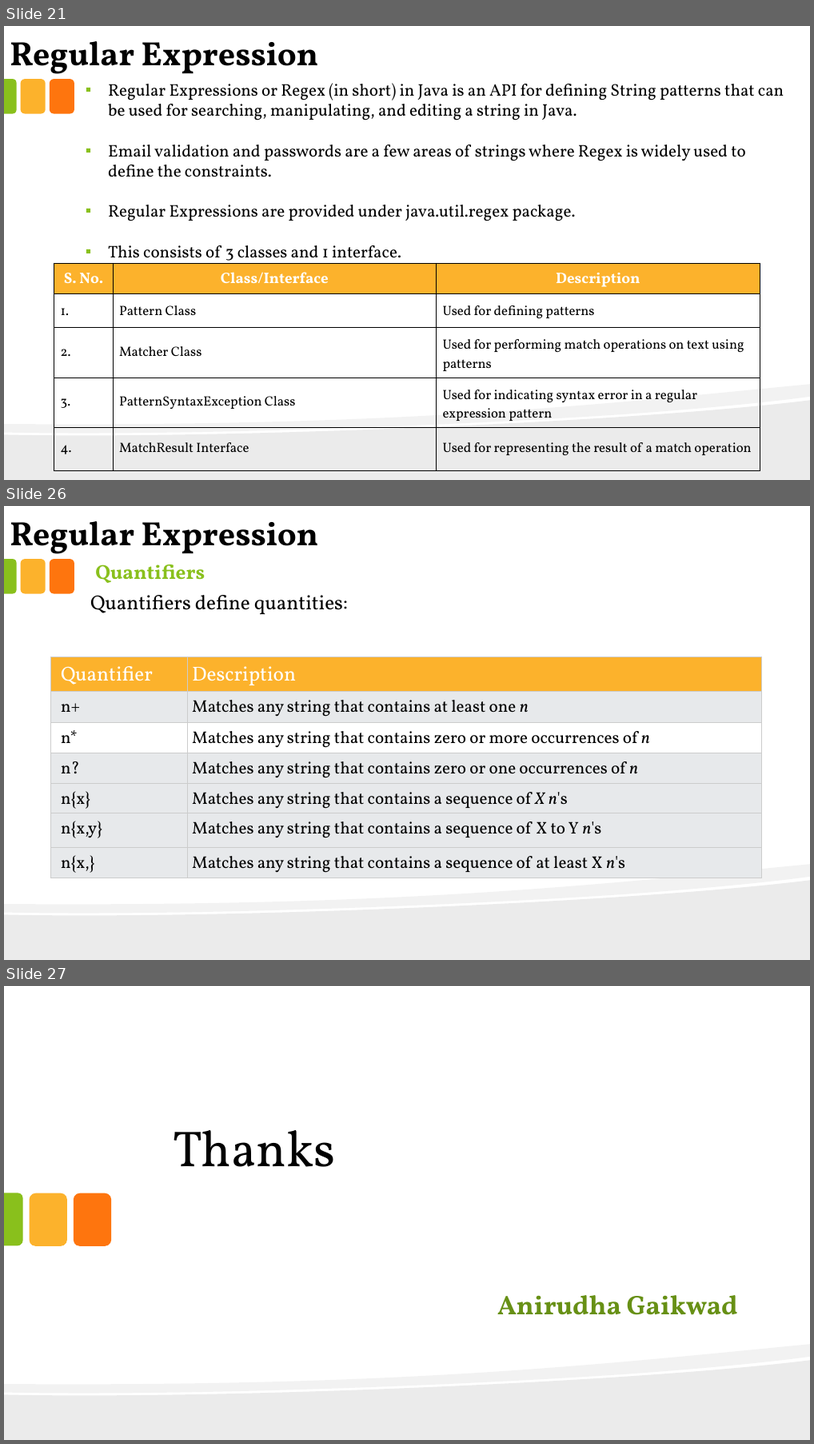
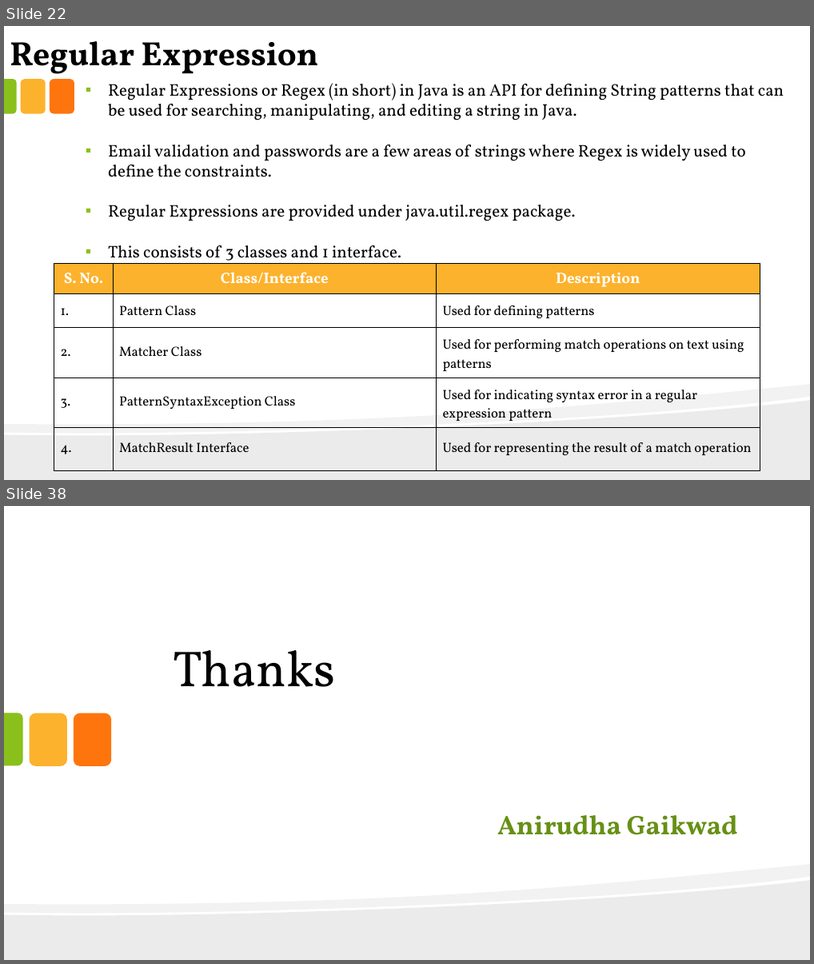
Before and after one commit to anirudhagaikwad/Java_Programming, a slide deck: Java_PPT/#7_String.pptx. Shown one above the other, each under a label of ours: slides 21, 26 and 27 before the commit, slides 22 and 38 after it; the slides between them are not shown. The pictures are 814x1444 and 814x964 pixels, drawn with LibreOffice and Linux fonts; fonts in the diff are those of the drawing. Boxes give left, top, right and bottom in pixels: in the first picture for what was removed or moved away, otherwise in the second. Text is boxed around its words. In the diff, an @@ line names an element or a change of style, - is before the commit and + after.

Commit message:
String Program Update

```diff
--- a/Java_PPT/#7_String.pptx
+++ b/Java_PPT/#7_String.pptx
@@ slide 26 removed at [4,506,810,960], background #FFFFFF; not listed: 5 template elements that a slide beside it also shows @@
@@ text removed at [10,521,319,560] @@
-Regular Expression
@@ text removed at [95,564,205,583] @@
-Quantifiers
@@ text removed at [90,595,348,614] @@
-Quantifiers define quantities:
@@ table removed at [50,656,762,877], 7 rows, 2 columns @@
-Quantifier | Description
-n+ | Matches any string that contains at least one n
-n* | Matches any string that contains zero or more occurrences of n
-n? | Matches any string that contains zero or one occurrences of n
-n{x} | Matches any string that contains a sequence of X n's
-n{x,y} | Matches any string that contains a sequence of X to Y n's
-n{x,} | Matches any string that contains a sequence of at least X n's
@@ what was slide 21 is now slide 22 @@
@@ what was slide 27 is now slide 38 @@
```
Also in this commit, not shown: 5 slides changed, 16 slides added, 4 other slides removed, 2 other files.
